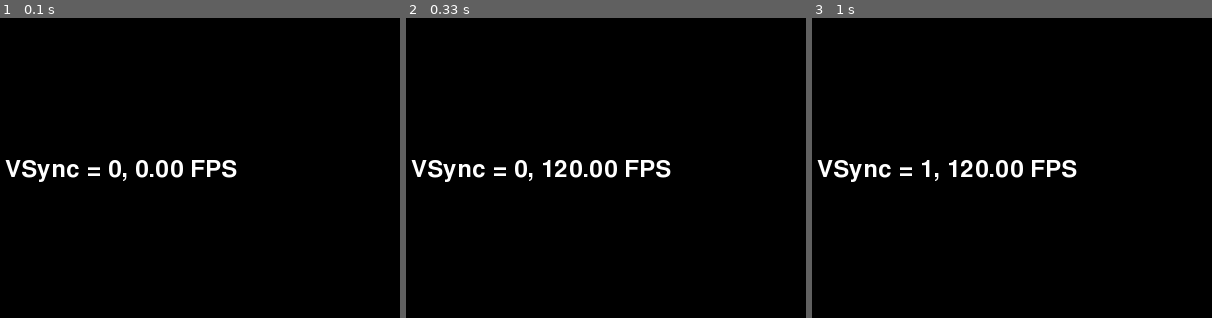
Above: before the commit, frames 1-3 (left to right).
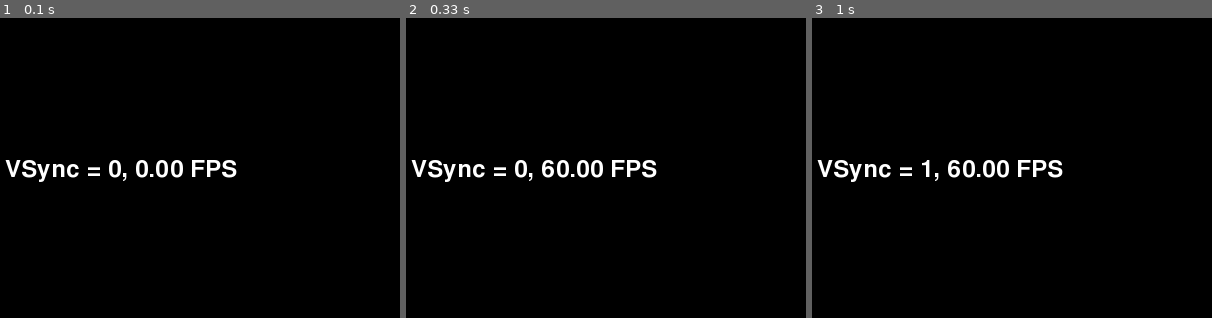
Above: after the commit, the same moments.

Repository: eleweek/EEG_entrainment
Game: pygame game, started from scripts/vsync_test2.py
Two runs of this game, one before a commit and one after it. Both use one fixed random seed, a clock stepped at 60 frames per second and the inputs below.
Inputs:
- Up to frame 1 (0.1 s): no input
- Up to frame 2 (0.33 s): no input
- Up to frame 3 (1 s): tap Enter at 0.33 s
The pictures show only the part of the screen within x 43-93%, y 24-74%; the shares and areas given below are measured in that part.

Frame 1 is identical in both runs. In frame 2, 1.1% of the frame differs, in the area x 34-67%, y 47-54%; in frame 3, 1.1%.

Commit message:
More fixes in an attempt to test vsync

Diff:
--- a/scripts/vsync_test.py
+++ b/scripts/vsync_test.py
@@ -24,7 +24,7 @@
 is_running = True
 
 while is_running:
-    time_delta = clock.tick(1000)/1000.0
+    time_delta = clock.tick() / 1000.0
     for event in pygame.event.get():
         if event.type == pygame.QUIT:
             is_running = False
--- a/scripts/vsync_test2.py
+++ b/scripts/vsync_test2.py
@@ -20,7 +20,7 @@
 
 is_running = True
 while is_running:
-    time_delta = clock.tick(1000)/1000.0
+    time_delta = clock.tick() / 1000.0
     for event in pygame.event.get():
         if event.type == pygame.QUIT:
             is_running = False
@@ -38,4 +38,4 @@
     display.blit(text, (350, 280))
 
 
-    pygame.display.update()
+    pygame.display.flip()
